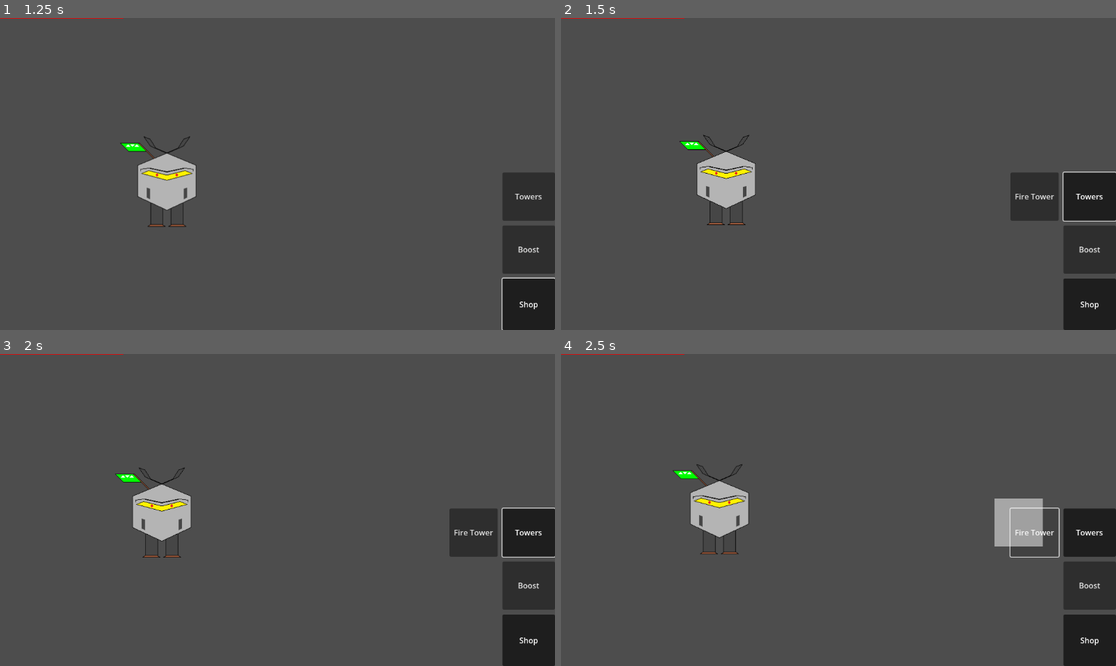
Above: before the commit, frames 1-4 (two rows, left to right).
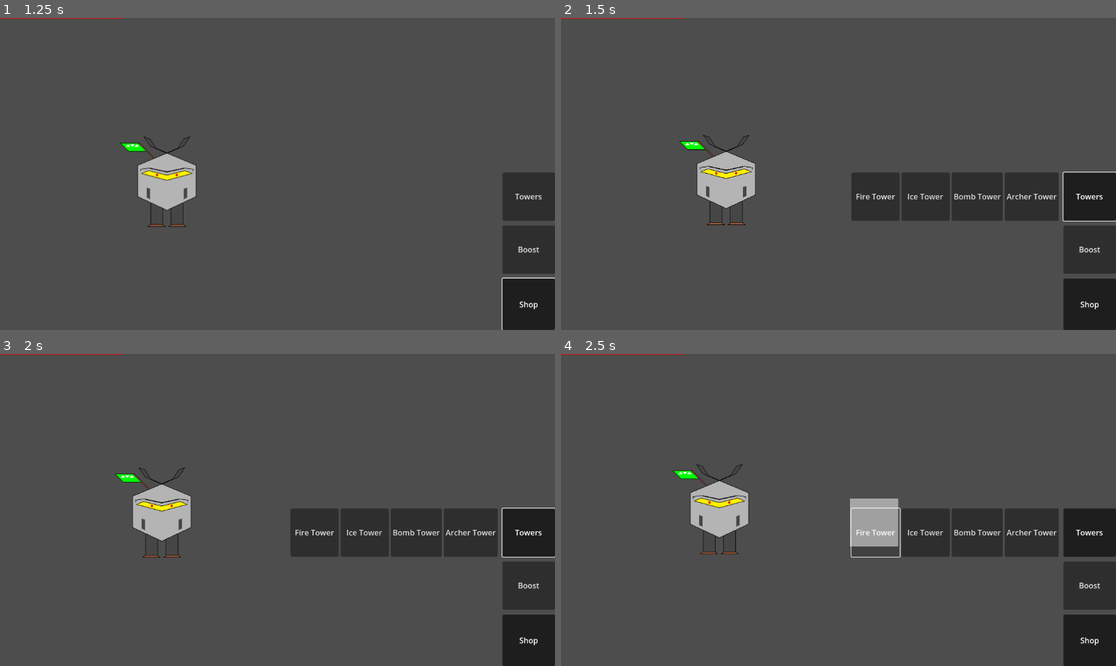
Above: after the commit, the same moments.

Repository: m-conti/melonjam2023
Game: Godot game, scene res://map.tscn
Same seed, same stepped clock (60 frames per second), same inputs: the game is played once before the commit and once after it.
Inputs:
- Up to frame 1 (1.25 s): click "Shop" at 0.5 s
- Up to frame 2 (1.5 s): click "Towers" at 1.25 s
- Up to frame 3 (2 s): no input
- Up to frame 4 (2.5 s): click "Fire Tower" at 2 s

Frame 1 is identical in both runs. In frame 2, 4.2% of the frame differs, in the area x 52-90%, y 49-66%; in frame 3, 4.2%; in frame 4, 5.4%, in the area x 52-90%, y 46-66%.

Commit message:
fix bomb tower

Diff:
--- a/Enemies/Enemy.gd
+++ b/Enemies/Enemy.gd
@@ -19,15 +19,16 @@
 
 
 func _ready():
-	print("New Enemy", self)
-	print("base values:")
-	print("armor:",  armor)
-	print("speed:", speed)
-	print("hp:", hp)
-	print("Modified values:")
-	print("armor:",  armor)
-	print("speed:", speed)
-	print("hp:", hp)
+#	print("New Enemy", self)
+#	print("base values:")
+#	print("armor:",  armor)
+#	print("speed:", speed)
+#	print("hp:", hp)
+#	print("Modified values:")
+#	print("armor:",  armor)
+#	print("speed:", speed)
+#	print("hp:", hp)
+	pass
 
 
 func _on_damage(amount):
--- a/Entities/Tower.gd
+++ b/Entities/Tower.gd
@@ -43,16 +43,16 @@
 
 
 func _on_timer_timeout():
-	if enemies_inside.size() <= 0:
+	var enemies_attackable = enemies_inside.filter(is_attackable)
+
+	if enemies_attackable.size() <= 0:
 		return
 
-	var enemies_attackable = enemies_inside.filter(is_attackable)
-
 	if attacking_type == EAttackingType.lowest_health:
-		enemies_attackable.sort_custom(func(x, y): return x.health <= y.health)
+		enemies_attackable.sort_custom(func(x, y): return x.hp <= y.hp)
 		on_enemy_hit(enemies_attackable[0])
 	elif attacking_type == EAttackingType.biggest_health:
-		enemies_attackable.sort_custom(func(x, y): return x.health >= y.health)
+		enemies_attackable.sort_custom(func(x, y): return x.hp >= y.hp)
 		on_enemy_hit(enemies_attackable[0])
 	elif attacking_type == EAttackingType.random:
 		on_enemy_hit(enemies_attackable.pick_random())
--- a/HUD/HUD.tscn
+++ b/HUD/HUD.tscn
@@ -1,9 +1,12 @@
-[gd_scene load_steps=11 format=3 uid="uid://dr5tn4o0pbc0o"]
+[gd_scene load_steps=14 format=3 uid="uid://dr5tn4o0pbc0o"]
 
 [ext_resource type="Script" path="res://HUD/Buttons/ShopButton.gd" id="1_4tfwb"]
 [ext_resource type="Script" path="res://HUD/Buttons/MenuBar.gd" id="1_vcj4m"]
 [ext_resource type="ButtonGroup" uid="uid://pevhaqpsd8fq" path="res://HUD/Buttons/SubShop.tres" id="2_2hxj8"]
 [ext_resource type="PackedScene" uid="uid://cnkovvaqbfwqo" path="res://Towers/FireTower.tscn" id="4_n7tev"]
+[ext_resource type="PackedScene" uid="uid://cuhygbww0otik" path="res://Towers/IceTower.tscn" id="5_tdlmk"]
+[ext_resource type="PackedScene" uid="uid://cgiry6ketavbj" path="res://Towers/BombTower.tscn" id="6_158jl"]
+[ext_resource type="PackedScene" uid="uid://7pnedj7wsgrh" path="res://Towers/ArcherTower.tscn" id="7_pdln5"]
 
 [sub_resource type="Gradient" id="Gradient_0lmct"]
 colors = PackedColorArray(1, 1, 1, 1, 1, 1, 1, 1)
@@ -49,7 +52,7 @@
 grow_vertical = 0
 theme_override_constants/separation = 10
 
-[node name="Button" type="Button" parent="Shop/BoxContainer"]
+[node name="Towers" type="Button" parent="Shop/BoxContainer"]
 custom_minimum_size = Vector2(2.08165e-12, 100)
 layout_mode = 2
 toggle_mode = true
@@ -57,7 +60,7 @@
 text = "Towers"
 script = ExtResource("1_vcj4m")
 
-[node name="BoxContainer" type="HBoxContainer" parent="Shop/BoxContainer/Button"]
+[node name="BoxContainer" type="HBoxContainer" parent="Shop/BoxContainer/Towers"]
 visible = false
 layout_mode = 1
 anchors_preset = -1
@@ -65,7 +68,7 @@
 offset_right = -10.0
 grow_horizontal = 0
 
-[node name="Button" type="Button" parent="Shop/BoxContainer/Button/BoxContainer"]
+[node name="Fire Tower" type="Button" parent="Shop/BoxContainer/Towers/BoxContainer"]
 custom_minimum_size = Vector2(100, 2.08165e-12)
 layout_mode = 2
 size_flags_vertical = 3
@@ -73,7 +76,31 @@
 script = ExtResource("1_4tfwb")
 tower_instance = ExtResource("4_n7tev")
 
-[node name="Button2" type="Button" parent="Shop/BoxContainer"]
+[node name="Ice Tower" type="Button" parent="Shop/BoxContainer/Towers/BoxContainer"]
+custom_minimum_size = Vector2(100, 2.08165e-12)
+layout_mode = 2
+size_flags_vertical = 3
+text = "Ice Tower"
+script = ExtResource("1_4tfwb")
+tower_instance = ExtResource("5_tdlmk")
+
+[node name="Bomb Tower" type="Button" parent="Shop/BoxContainer/Towers/BoxContainer"]
+custom_minimum_size = Vector2(100, 2.08165e-12)
+layout_mode = 2
+size_flags_vertical = 3
+text = "Bomb Tower"
+script = ExtResource("1_4tfwb")
+tower_instance = ExtResource("6_158jl")
+
+[node name="Archer Tower" type="Button" parent="Shop/BoxContainer/Towers/BoxContainer"]
+custom_minimum_size = Vector2(100, 2.08165e-12)
+layout_mode = 2
+size_flags_vertical = 3
+text = "Archer Tower"
+script = ExtResource("1_4tfwb")
+tower_instance = ExtResource("7_pdln5")
+
+[node name="Boost" type="Button" parent="Shop/BoxContainer"]
 custom_minimum_size = Vector2(2.08165e-12, 100)
 layout_mode = 2
 toggle_mode = true
@@ -82,7 +109,7 @@
 "
 script = ExtResource("1_vcj4m")
 
-[node name="BoxContainer" type="HBoxContainer" parent="Shop/BoxContainer/Button2"]
+[node name="BoxContainer" type="HBoxContainer" parent="Shop/BoxContainer/Boost"]
 visible = false
 layout_mode = 1
 anchors_preset = -1
@@ -90,7 +117,7 @@
 offset_right = -10.0
 grow_horizontal = 0
 
-[node name="Button" type="Button" parent="Shop/BoxContainer/Button2/BoxContainer"]
+[node name="Button" type="Button" parent="Shop/BoxContainer/Boost/BoxContainer"]
 custom_minimum_size = Vector2(100, 2.08165e-12)
 layout_mode = 2
 size_flags_vertical = 3
@@ -105,6 +132,9 @@
 texture_progress = SubResource("GradientTexture1D_2fl7i")
 
 [connection signal="toggled" from="Shop" to="Shop" method="_on_toggled"]
-[connection signal="toggled" from="Shop/BoxContainer/Button" to="Shop/BoxContainer/Button" method="_on_toggled"]
-[connection signal="pressed" from="Shop/BoxContainer/Button/BoxContainer/Button" to="Shop/BoxContainer/Button/BoxContainer/Button" method="_on_pressed"]
-[connection signal="toggled" from="Shop/BoxContainer/Button2" to="Shop/BoxContainer/Button2" method="_on_toggled"]
+[connection signal="toggled" from="Shop/BoxContainer/Towers" to="Shop/BoxContainer/Towers" method="_on_toggled"]
+[connection signal="pressed" from="Shop/BoxContainer/Towers/BoxContainer/Fire Tower" to="Shop/BoxContainer/Towers/BoxContainer/Fire Tower" method="_on_pressed"]
+[connection signal="pressed" from="Shop/BoxContainer/Towers/BoxContainer/Ice Tower" to="Shop/BoxContainer/Towers/BoxContainer/Ice Tower" method="_on_pressed"]
+[connection signal="pressed" from="Shop/BoxContainer/Towers/BoxContainer/Bomb Tower" to="Shop/BoxContainer/Towers/BoxContainer/Bomb Tower" method="_on_pressed"]
+[connection signal="pressed" from="Shop/BoxContainer/Towers/BoxContainer/Archer Tower" to="Shop/BoxContainer/Towers/BoxContainer/Archer Tower" method="_on_pressed"]
+[connection signal="toggled" from="Shop/BoxContainer/Boost" to="Shop/BoxContainer/Boost" method="_on_toggled"]
--- a/Towers/BombTower.gd
+++ b/Towers/BombTower.gd
@@ -12,14 +12,25 @@
 	shape.shape.radius = damage_radius
 	area.add_child(shape)
 
-	area.area_entered.connect(damage_enemy)
+	enemy.add_child(area)
 
-	enemy.add_child(area)
-	area.queue_free()
+	var timer: Timer = Timer.new()
+	timer.wait_time = 0.1
+	timer.one_shot = true
+	timer.autostart = true
+	timer.timeout.connect(func(): damage_all_enemies_inside(area))
+	area.add_child(timer)
 
 
 func is_attackable(enemy: Enemy) -> bool:
-	return enemy.fly
+	return not enemy.fly
+
+
+func damage_all_enemies_inside(area: Area2D):
+	for area_inside in area.get_overlapping_areas():
+		damage_enemy(area_inside.get_parent())
+
+	area.queue_free()
 
 
 func damage_enemy(enemy):
--- a/Towers/BombTower.tscn
+++ b/Towers/BombTower.tscn
@@ -5,5 +5,5 @@
 
 [node name="tower" instance=ExtResource("1_hup7y")]
 script = ExtResource("2_g047q")
-damage_radius = 2.0
-damage = 5
+damage_radius = 1000.0
+damage = 100
